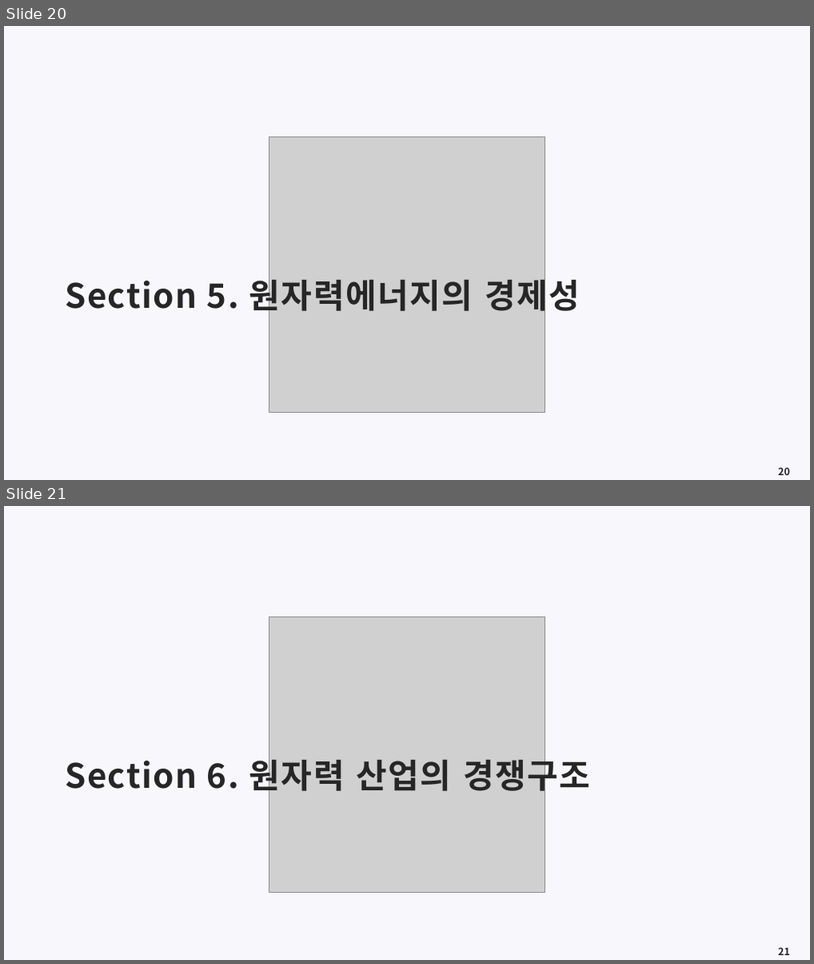
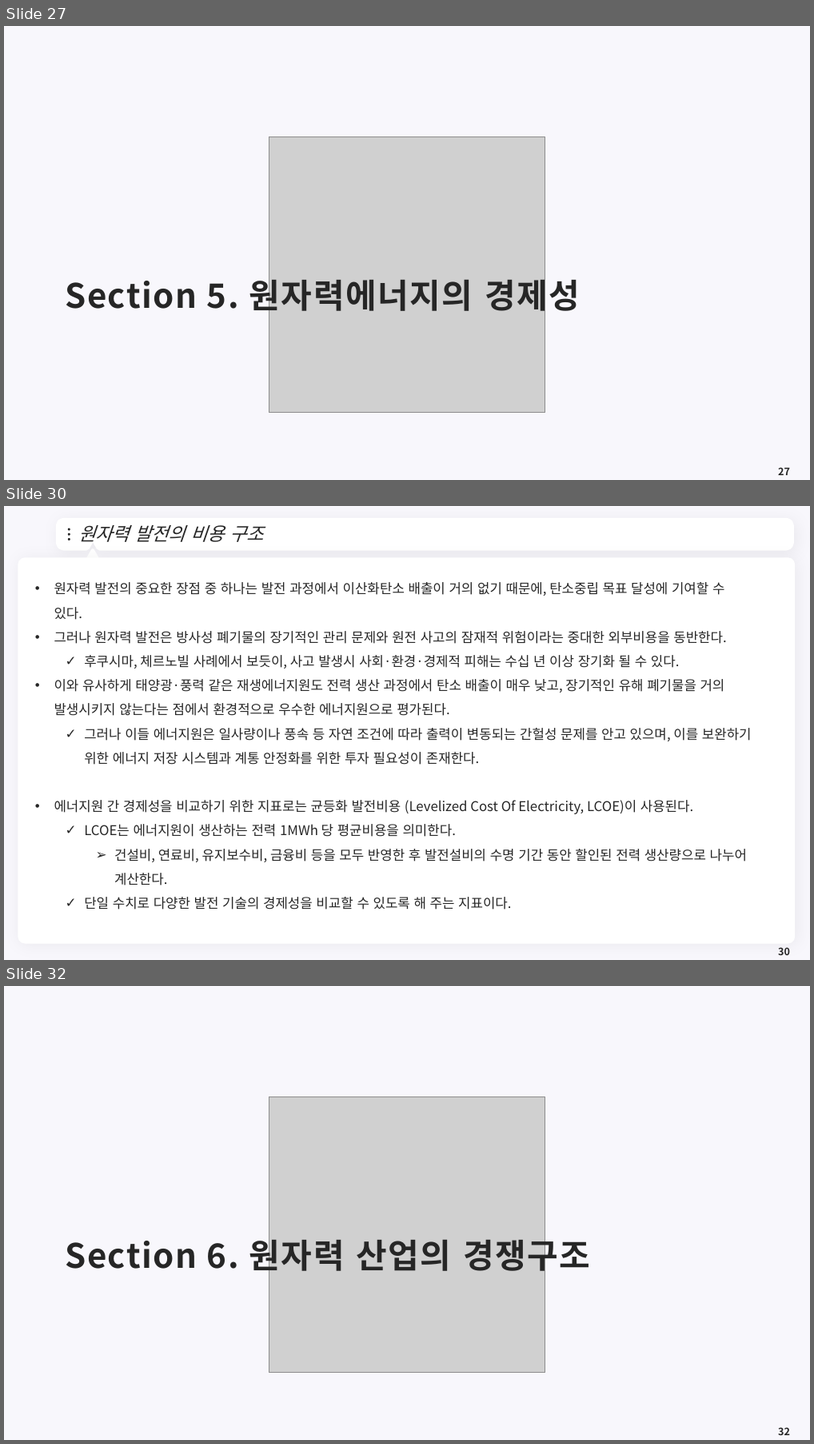
Before and after one commit to meandthey/Teaching, a slide deck: 에너지경제학/자원에너지경제학_Chapter_4 (원자력).pptx. Shown one above the other, each under a label of ours: slides 20 and 21 before the commit, slides 27, 30 and 32 after it; the slides between them are not shown. The pictures are 814x964 and 814x1444 pixels, drawn with LibreOffice and Linux fonts; fonts in the diff are those of the drawing; grey boxes stand for pictures; background and template pictures are left out. Boxes give left, top, right and bottom in pixels: in the first picture for what was removed or moved away, otherwise in the second. Text is boxed around its words. In the diff, an @@ line names an element or a change of style, - is before the commit and + after.

```diff
--- a/에너지경제학/자원에너지경제학_Chapter_4 (원자력).pptx
+++ b/에너지경제학/자원에너지경제학_Chapter_4 (원자력).pptx
@@ slide 30 added at <box>4,506,810,960</box>, background #F8F7FC @@
@@ freeform shape added at <box>59,521,792,548</box>, fill #FFFFFF, outline #FFFFFF 7.25 pt @@
@@ ellipse added at <box>68,528,70,531</box>, fill #262626 @@
@@ title added at <box>78,525,263,542</box>, 22 pt, text #262626, italic @@
+원자력 발전의 비용 구조
@@ ellipse added at <box>68,533,70,536</box>, fill #262626 @@
@@ ellipse added at <box>68,538,70,540</box>, fill #262626 @@
@@ triangle added at <box>86,550,99,562</box>, fill #FFFFFF, outline #FFFFFF 3.75 pt @@
@@ freeform shape added at <box>775,530,782,540</box>, fill #FFFFFF @@
@@ rounded rectangle added at <box>18,557,796,944</box>, fill #FFFFFF @@
@@ text added at <box>54,582,752,909</box>, 16 pt, text #262626 @@
+• 원자력 발전의 중요한 장점 중 하나는 발전 과정에서 이산화탄소 배출이 거의 없기 때문에, 탄소중립 목표 달성에 기여할 수 있다.
+• 그러나 원자력 발전은 방사성 폐기물의 장기적인 관리 문제와 원전 사고의 잠재적 위험이라는 중대한 외부비용을 동반한다.
+  ✓ 후쿠시마, 체르노빌 사례에서 보듯이, 사고 발생시 사회·환경·경제적 피해는 수십 년 이상 장기화 될 수 있다.
+• 이와 유사하게 태양광·풍력 같은 재생에너지원도 전력 생산 과정에서 탄소 배출이 매우 낮고, 장기적인 유해 폐기물을 거의 발생시키지 않는다는 점에서 환경적으로 우수한 에너지원으로 평가된다.
+  ✓ 그러나 이들 에너지원은 일사량이나 풍속 등 자연 조건에 따라 출력이 변동되는 간헐성 문제를 안고 있으며, 이를 보완하기 위한 에너지 저장 시스템과 계통 안정화를 위한 투자 필요성이 존재한다.
+• 에너지원 간 경제성을 비교하기 위한 지표로는 균등화 발전비용 (Levelized Cost Of Electricity, LCOE)이 사용된다.
+  ✓ LCOE는 에너지원이 생산하는 전력 1MWh 당 평균비용을 의미한다.
+    ➢ 건설비, 연료비, 유지보수비, 금융비 등을 모두 반영한 후 발전설비의 수명 기간 동안 할인된 전력 생산량으로 나누어 계산한다.
+  ✓ 단일 수치로 다양한 발전 기술의 경제성을 비교할 수 있도록 해 주는 지표이다.
@@ page number added at <box>778,947,790,955</box>, 12 pt, text #262626, bold @@
+30
@@ what was slide 20 is now slide 27 @@
@@ page number at <box>778,467,790,475</box>: text changed @@
-20
+27
@@ what was slide 21 is now slide 32 @@
@@ page number at <box>778,1427,790,1435</box>: text changed @@
-21
+32
```
Also in this commit, not shown: 1 slide changed, 10 other slides added.
